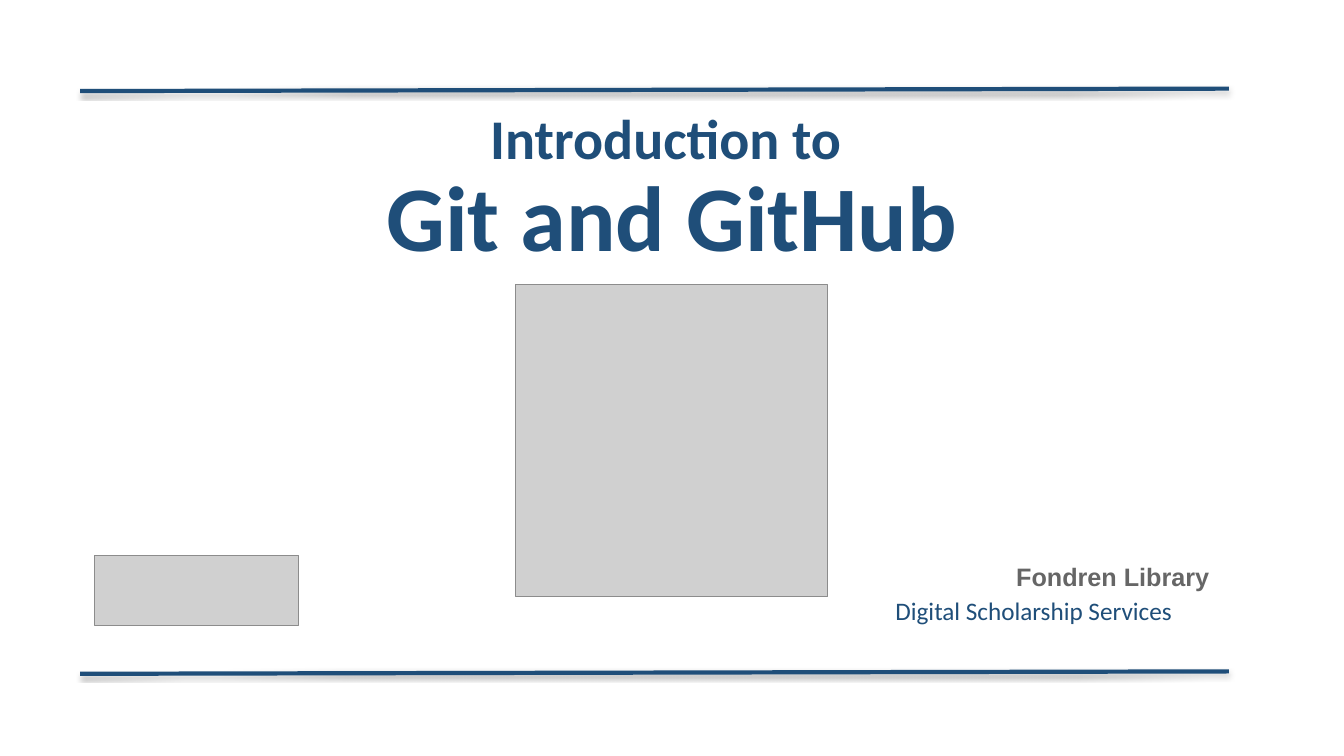
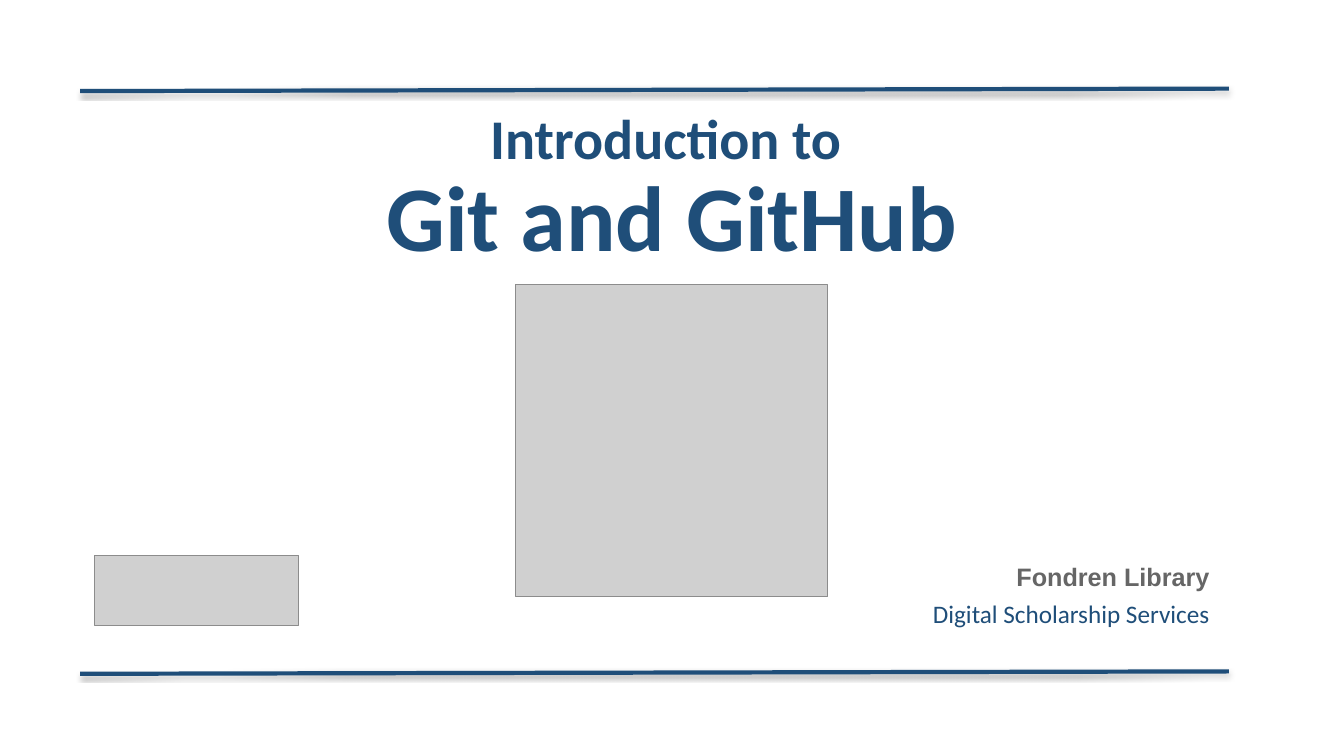
Before and after one commit to bakitybacon/rice-data-and-donuts, a slide deck: slide 1 of github/Introduction to Git & GitHub.pptx. Drawn at 1344x756 pixels with LibreOffice and Linux fonts; fonts in the diff are those of the drawing; grey boxes stand for pictures. Boxes give left, top, right and bottom in pixels: in the first picture for what was removed or moved away, otherwise in the second. Text is boxed around its words. In the diff, an @@ line names an element or a change of style, - is before the commit and + after.

```diff
--- a/github/Introduction to Git & GitHub.pptx
+++ b/github/Introduction to Git & GitHub.pptx
@@ text "Digital Scholarship Services": place and size @@
-text "Digital Scholarship Services" at <box>895,602,1171,625</box>
+text "Digital Scholarship Services" at <box>933,605,1209,628</box>
@@ text "Digital Scholarship Services" at <box>933,605,1209,628</box>: alignment left to right @@
```
Also in this commit, not shown: 56 other slides changed, 13 slides added.
